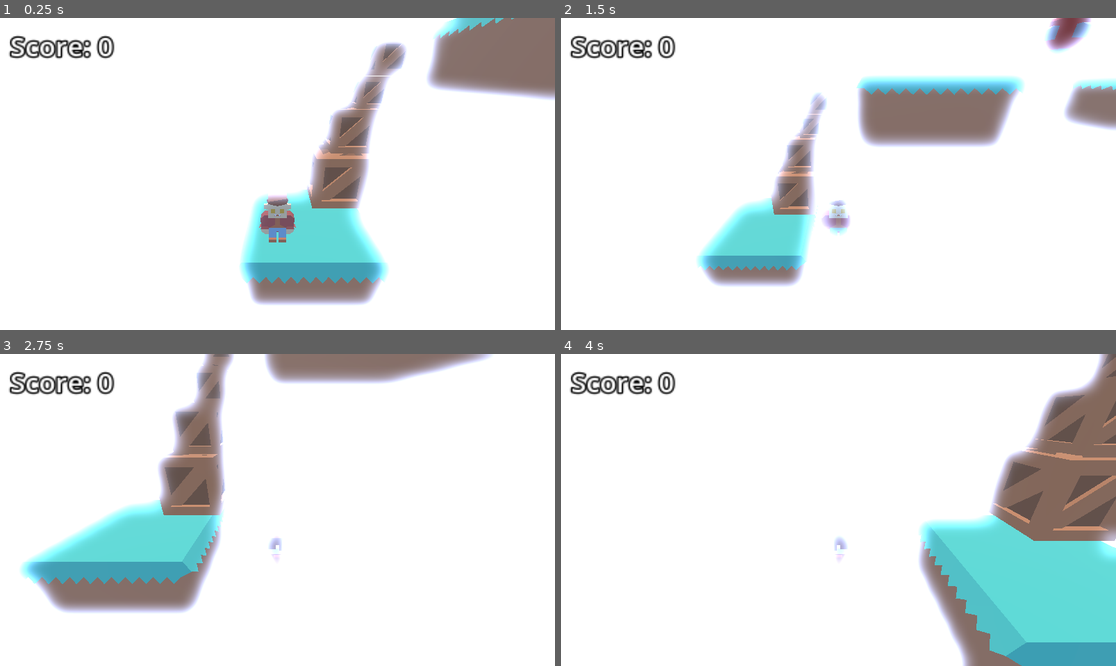
Above: before the commit, frames 1-4 (two rows, left to right).
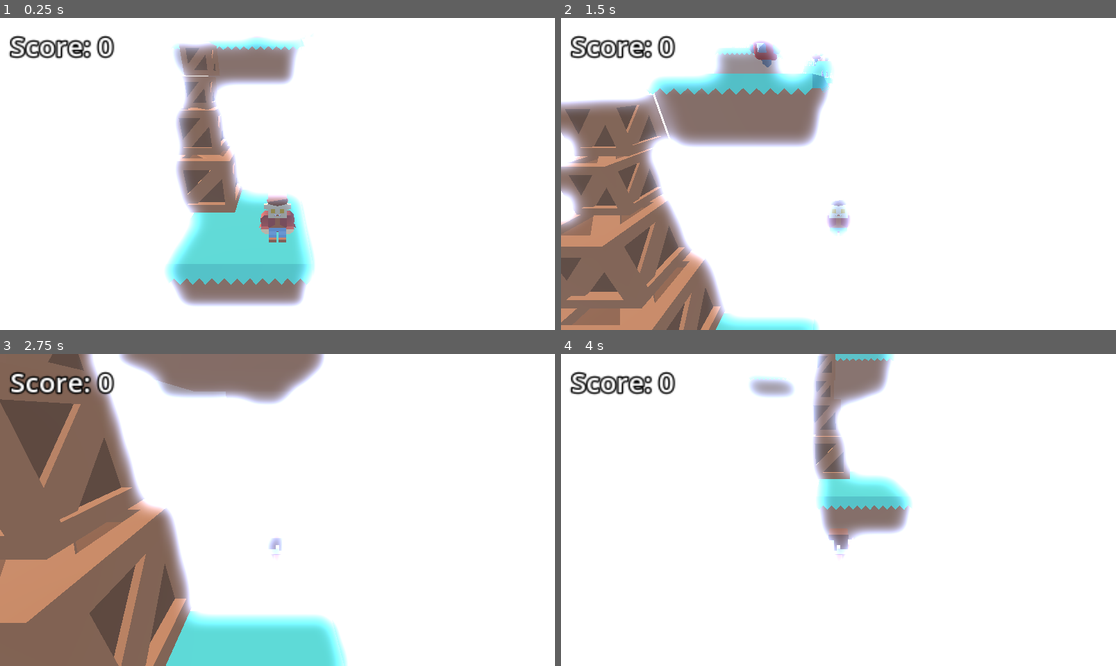
Above: after the commit, the same moments.

Repository: AErdenberger/3d_Platformer
Game: Godot game, scene res://Levels/level_2.tscn
Two runs of this game, one before a commit and one after it. Both use one fixed random seed, a clock stepped at 60 frames per second and the inputs below. This scene is started directly instead of the project's main scene.
Inputs (mouse positions are in pixels of both pictures, inside the frame that each line leads up to):
- Up to frame 1 (0.25 s): no input
- Up to frame 2 (1.5 s): move the mouse to (960, 158) at 0.52 s; hold D (move_right) 0.53-1.28 s; click (960, 158) at 0.67 s; tap Space (jump) at 0.77 s; move the mouse to (727, 189) at 1.27 s; hold S (move_backward) from 1.28 s (still down)
- Up to frame 3 (2.75 s): tap Space (jump) at 1.52 s; move the mouse to (333, 441) at 2.02 s; release S (move_backward) at 2.03 s; hold D (move_right) from 2.03 s (still down)
- Up to frame 4 (4 s): move the mouse to (810, 572) at 2.77 s; release D (move_right) at 2.78 s; hold W (move_forward) 2.78-3.53 s; click (810, 572) at 2.92 s; tap Space (jump) at 3.02, 3.77 s; move the mouse to (1005, 556) at 3.52 s; hold A (move_left) from 3.53 s (still down)

The runs differ from the first frame. In frame 1, 25% of the frame differs, in the area x 29-100%, y 0-93%; in frame 2, 38%; in frame 3, 42%, in the area x 0-89%, y 0-100%; in frame 4, 30%.

Commit message:
Update level_2.tscn

Diff:
--- a/Levels/level_2.tscn
+++ b/Levels/level_2.tscn
@@ -21,7 +21,7 @@
 [node name="Main" type="Node3D"]
 
 [node name="Player" parent="." instance=ExtResource("1_n6xn7")]
-transform = Transform3D(1, 0, 0, 0, 1, 0, 0, 0, 1, 0.487375, 1.0349, 1.53114)
+transform = Transform3D(-4.37114e-08, 0, -1, 0, 1, 0, 1, 0, -4.37114e-08, 0.487375, 1.0349, 1.53114)
 
 [node name="Crate Holder" type="Node3D" parent="."]
 
